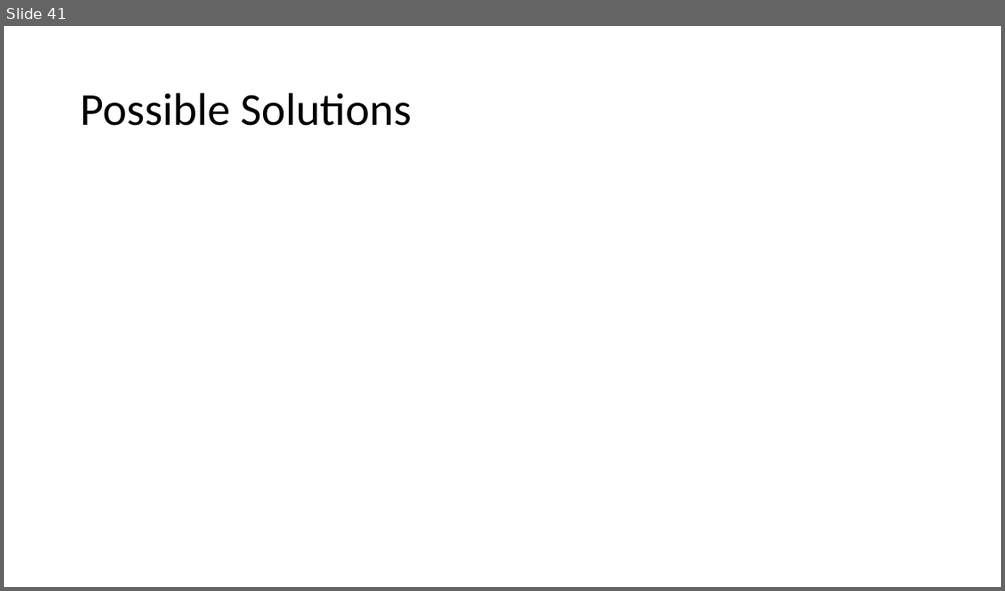
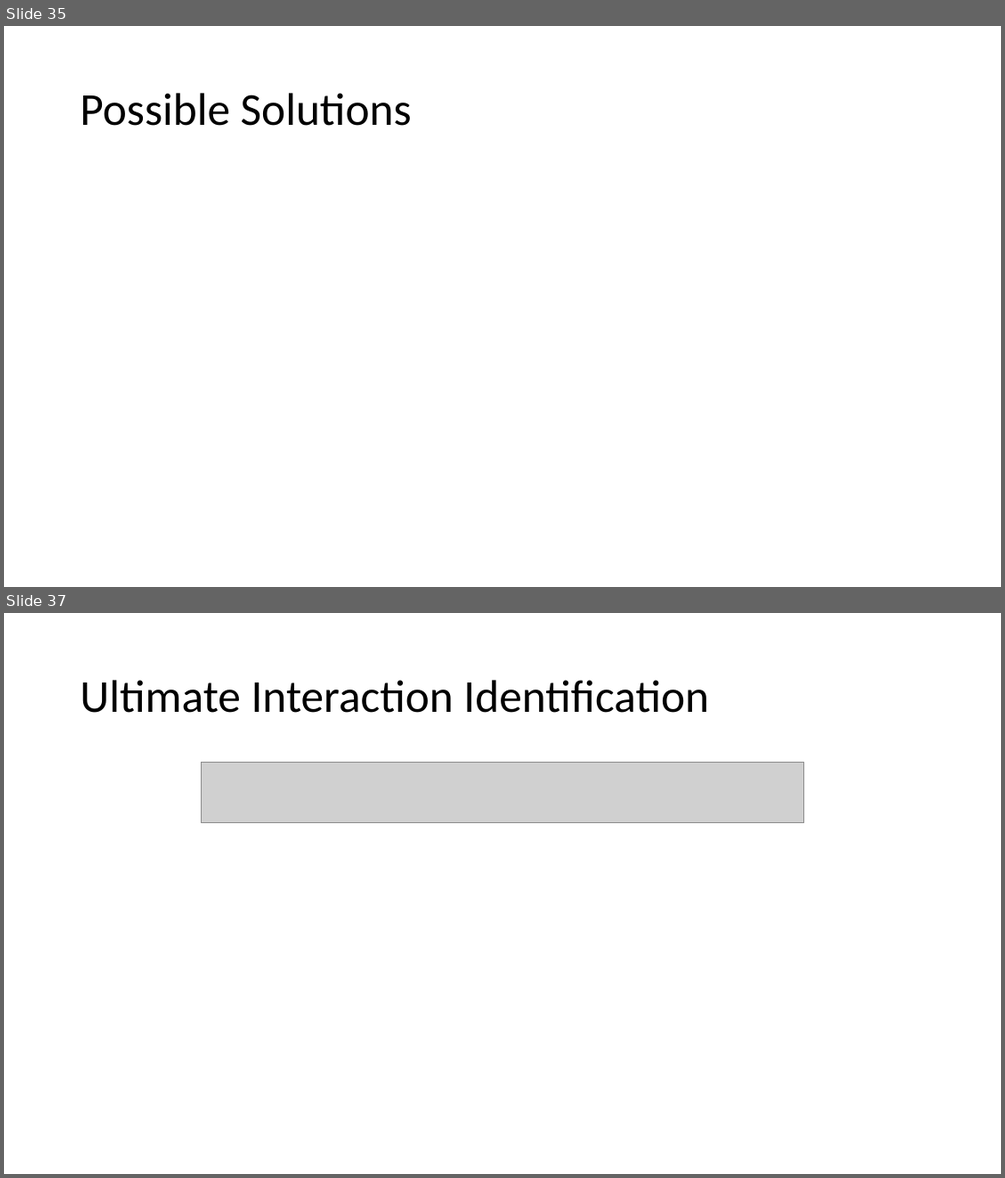
Before and after one commit to mitlabence/Lab18, a slide deck: Presentation/E212.pptx. Shown one above the other, each under a label of ours: slide 41 before the commit, slides 35 and 37 after it; the slides between them are not shown. The pictures are 1005x591 and 1005x1178 pixels, drawn with LibreOffice and Linux fonts; fonts in the diff are those of the drawing; grey boxes stand for pictures. Boxes give left, top, right and bottom in pixels: in the first picture for what was removed or moved away, otherwise in the second. Text is boxed around its words. In the diff, an @@ line names an element or a change of style, - is before the commit and + after.

```diff
--- a/Presentation/E212.pptx
+++ b/Presentation/E212.pptx
@@ slide 37 added at (x1=4, y1=613, x2=1001, y2=1174), background #FFFFFF @@
@@ title added at (x1=80, y1=680, x2=709, y2=713), 44 pt, text #000000 @@
+Ultimate Interaction Identification
@@ picture added at (x1=202, y1=763, x2=804, y2=823) @@
@@ what was slide 41 is now slide 35 @@
```
Also in this commit, not shown: 5 slides changed, 1 other slide added, 7 slides removed.
